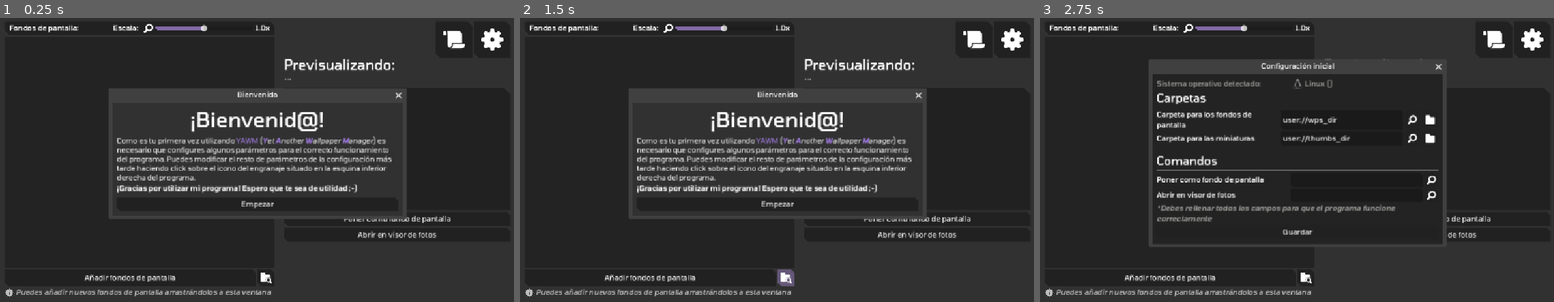
Above: before the commit, frames 1-3 (left to right).
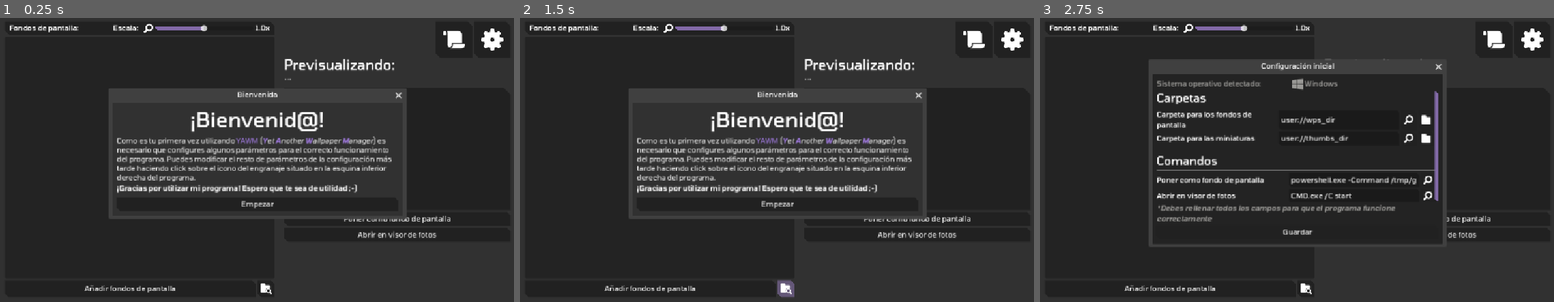
Above: after the commit, the same moments.

Repository: m0xn/yawm
Game: Godot game, scene res://scenes/Main.tscn
Same seed, same stepped clock (60 frames per second), same inputs: the game is played once before the commit and once after it.
Inputs (mouse positions are in pixels of both pictures, inside the frame that each line leads up to; where the layout moved, square brackets give the same spot in the first picture):
- Up to frame 1 (0.25 s): no input
- Up to frame 2 (1.5 s): click (787, 287) [787, 276] at 0.5 s; click (787, 287) [787, 276] at 1.25 s
- Up to frame 3 (2.75 s): click "Empezar" at 2 s

The runs differ from the first frame. In frame 1, 1.2% of the frame differs, in the area x 1-53%, y 89-99%; in frame 2, 1.3%; in frame 3, 3.1%, in the area x 1-78%, y 21-99%.

Commit message:
Instance settings window after startup to avoid conflicts

Diff:
--- a/scenes/Main.tscn
+++ b/scenes/Main.tscn
@@ -1,11 +1,10 @@
-[gd_scene load_steps=28 format=3 uid="uid://dq72qw2ggilrk"]
+[gd_scene load_steps=27 format=3 uid="uid://dq72qw2ggilrk"]
 
 [ext_resource type="Script" uid="uid://dlywt5uosyndb" path="res://scripts/thumbnails/thumbnail_loader.gd" id="1_0bbpv"]
 [ext_resource type="Script" uid="uid://2l3wbvsgcvhb" path="res://scripts/globals/load_globals_refs.gd" id="1_rarhs"]
 [ext_resource type="FontFile" uid="uid://cjntax1xa75sl" path="res://fonts/Tomorrow-MediumItalic.ttf" id="2_rvslj"]
 [ext_resource type="Texture2D" uid="uid://buvtdh0slsxgf" path="res://graphics/app_icons/mag_glass.svg" id="3_c01mt"]
 [ext_resource type="Script" uid="uid://5kv6sv6j207r" path="res://scripts/thumbnails/thumbnail_size_controller.gd" id="3_vcsgt"]
-[ext_resource type="PackedScene" uid="uid://b4fxnfkkvwm27" path="res://scenes/windows/SettingsWindow.tscn" id="6_3p2gp"]
 [ext_resource type="Script" uid="uid://io47526ry36b" path="res://scripts/buttons/add_wallpapers_handler.gd" id="8_q8u5g"]
 [ext_resource type="PackedScene" uid="uid://bp7ddcbiwa5vd" path="res://scenes/windows/ErrorWindow.tscn" id="8_xa025"]
 [ext_resource type="Texture2D" uid="uid://dlpy2aaa5uh1x" path="res://graphics/app_icons/info_icon.svg" id="11_cvmbd"]
@@ -336,9 +335,5 @@
 [node name="DebugWindowWND" parent="." instance=ExtResource("22_yxlcp")]
 visible = false
 
-[node name="SettingsWindow" parent="." instance=ExtResource("6_3p2gp")]
-unique_name_in_owner = true
-visible = false
-
 [node name="ErrorWindowWND" parent="." instance=ExtResource("8_xa025")]
 visible = false
--- a/scripts/buttons/open_settings_btn.gd
+++ b/scripts/buttons/open_settings_btn.gd
@@ -1,4 +1,13 @@
 extends TextureButton
 
 func _ready() -> void:
-	button_down.connect(func (): get_parent().get_node("%SettingsWindow").show())
+	button_down.connect(func ():
+		var settings_window = get_node_or_null("%SettingsWindow")
+
+		if settings_window == null:
+			settings_window = load("res://scenes/windows/SettingsWindow.tscn").instantiate()
+			settings_window.unique_name_in_owner = true
+			Global.nodes.app_root_ref.add_child(settings_window)
+
+		settings_window.show()
+	)
--- a/scripts/settings/base_setting_entry.gd
+++ b/scripts/settings/base_setting_entry.gd
@@ -24,6 +24,7 @@
 	return label
 
 func _on_value_change(new_value: Variant) -> void:
+	print("Detected value change on %s > %s" % [stts_section, stts_name])
 	AppData.settings.set_value(stts_section, stts_name, new_value)
 	reset_to_def_btn["show" if check_imparity(new_value) else "hide"].call()
 
--- a/scripts/settings/cmds_setting_entry.gd
+++ b/scripts/settings/cmds_setting_entry.gd
@@ -7,7 +7,7 @@
 
 func check_for_duplicate(cmd: String) -> void:
 	var other_cmd_entry = "open_img_vwr_cmd" if container_base_name == "SetAsWpCmd" else "set_wp_cmd"
-	if cmd == AppData.settings.get_value(stts_section, other_cmd_entry):
+	if cmd == AppData.settings.get_value(stts_section, other_cmd_entry) and cmd != "":
 		Utils.Debug.log_msg(Types.DT.ERROR, tr("DBG_DUPLICATE_CMD") % [cmd, tr("%s_BTN" % container_base_name.trim_suffix("Cmd").to_snake_case().to_upper())])
 		editable_node[editable_field] = ""
 		show_input_validity(false)
--- a/scripts/windows/startup_settings_controller.gd
+++ b/scripts/windows/startup_settings_controller.gd
@@ -27,7 +27,7 @@
 	DirAccess.make_dir_absolute("user://thumbs_dir")
 	DirAccess.make_dir_absolute("user://prvw_dir")
 
-	var os_name = OS.get_name()
+	var os_name = "Windows" # OS.get_name()
 	var os_icon = load(os_icon_map[os_name])
 
 	%DetectedOSLogoTR.texture = os_icon
@@ -43,11 +43,11 @@
 		http_request.download_file = "user://%s" % [set_wp_script_url.get_file()]
 		http_request.request(set_wp_script_url)
 
-		%CmdsSectionVBC.get_node("%SetAsWpCmdLE").text = ("sh %s" if os_name != "Windows" else "powershell.exe -Command %s") % ProjectSettings.globalize_path(set_wp_script_url.get_file())
+		AppData.settings.set_value("cmds", "set_wp_cmd", ("sh %s" if os_name != "Windows" else "powershell.exe -Command %s") % ProjectSettings.globalize_path("user://".path_join(set_wp_script_url.get_file())))
+		%CmdsSectionVBC.get_node("%SetAsWpCmdLE").text = ("sh %s" if os_name != "Windows" else "powershell.exe -Command %s") % ProjectSettings.globalize_path("user://".path_join(set_wp_script_url.get_file()))
+
+		AppData.settings.set_value("cmds", "open_img_vwr_cmd", script_map[map_entry][1])
 		%CmdsSectionVBC.get_node("%OpenInImgVwrCmdLE").text = script_map[map_entry][1]
-
-		AppData.settings.set_value("cmds", "set_wp_cmd", ("sh %s" if os_name != "Windows" else "powershell.exe -Command %s") % ProjectSettings.globalize_path(set_wp_script_url.get_file()))
-		AppData.settings.set_value("cmds", "open_img_vwr_cmd", script_map[map_entry][1])
 
 func verify_fields() -> void:
 	for field in ["dirs|wps_dir", "dirs|thumbs_dir", "cmds|set_wp_cmd", "cmds|open_img_vwr_cmd"]:
